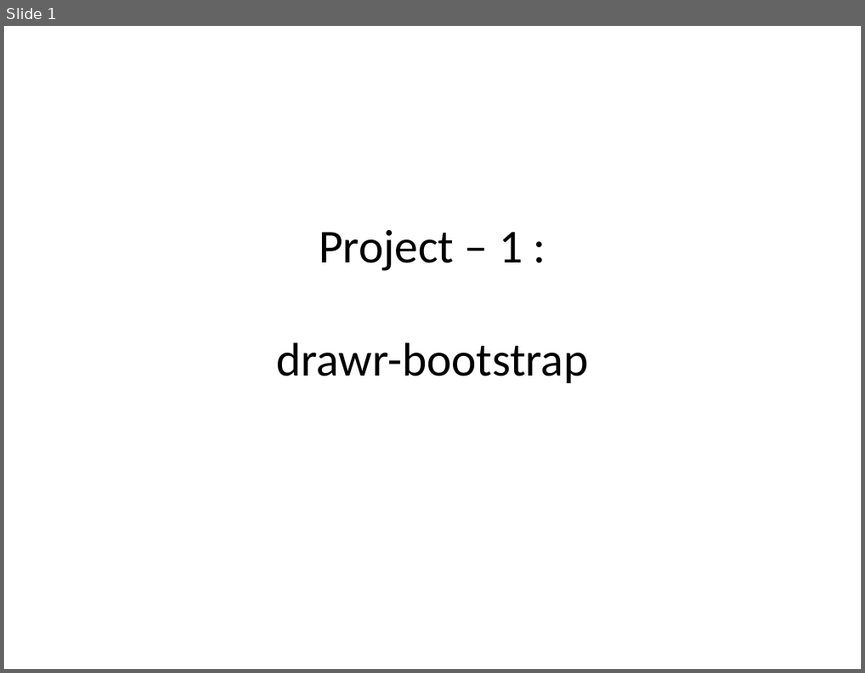
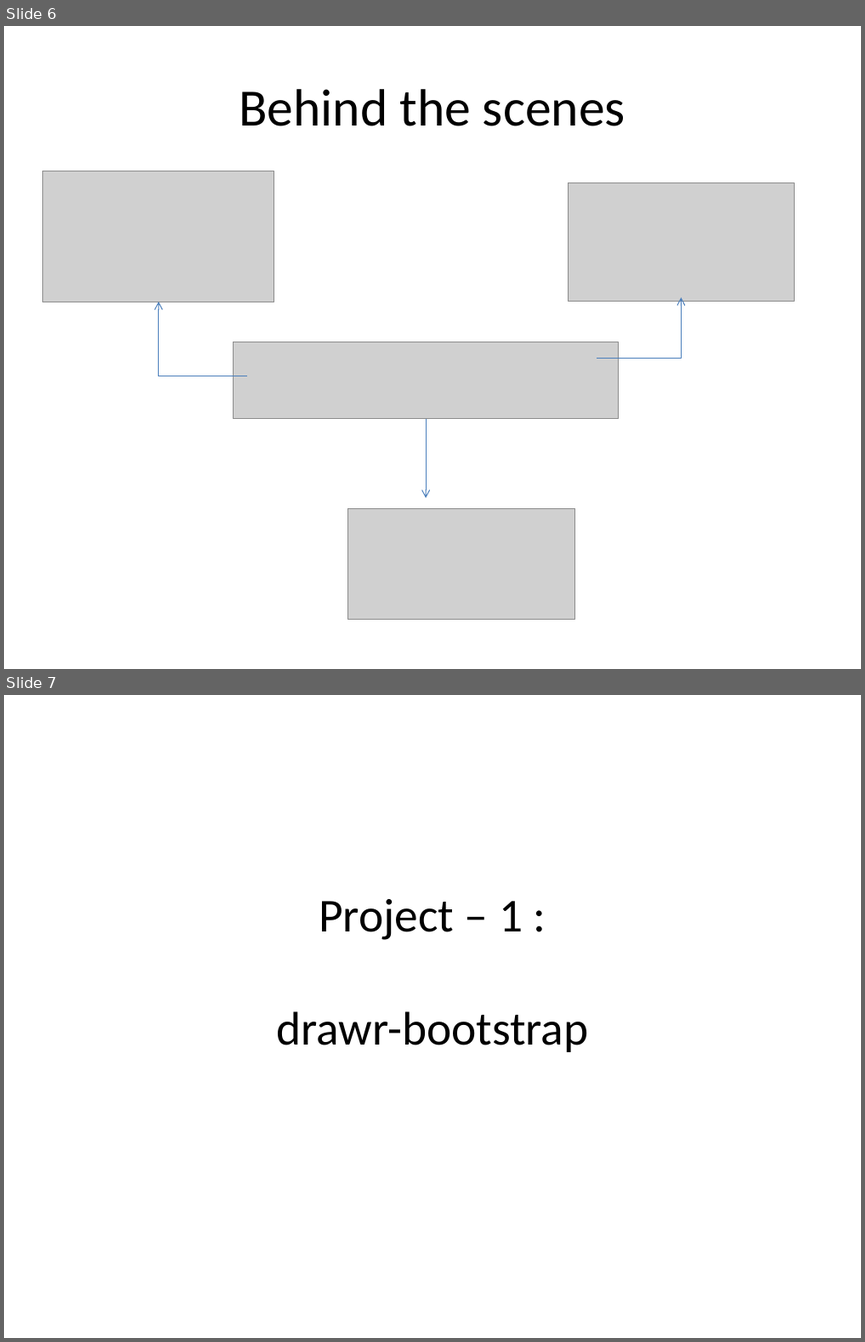
Before and after one commit to chrpapa/Javascript-Seminar, a slide deck: presentation/Presentation.pptx. Shown one above the other, each under a label of ours: slide 1 before the commit, slides 6 and 7 after it. The pictures are 865x673 and 865x1342 pixels, drawn with LibreOffice and Linux fonts; fonts in the diff are those of the drawing; grey boxes stand for pictures. Boxes give left, top, right and bottom in pixels: in the first picture for what was removed or moved away, otherwise in the second. Text is boxed around its words. In the diff, an @@ line names an element or a change of style, - is before the commit and + after.

```diff
--- a/presentation/Presentation.pptx
+++ b/presentation/Presentation.pptx
@@ slide 6 added at (4,26,861,669), background #FFFFFF @@
@@ title added at (239,89,625,126), 44 pt, text #000000 @@
+Behind the scenes
@@ picture added at (42,170,274,301) @@
@@ picture added at (568,182,794,301) @@
@@ elbow arrow added from (246, 375) to (158, 302), #4B7EBC 0.75 pt @@
@@ elbow arrow added from (597, 358) to (681, 298), #4B7EBC 0.75 pt @@
@@ picture added at (234,342,619,420) @@
@@ arrow added from (426, 419) to (426, 498), #4B7EBC 0.75 pt @@
@@ picture added at (347,507,575,618) @@
@@ what was slide 1 is now slide 7 @@
```
Also in this commit, not shown: 2 slides changed, 13 other slides added, 1 slide removed, 15 other files.
